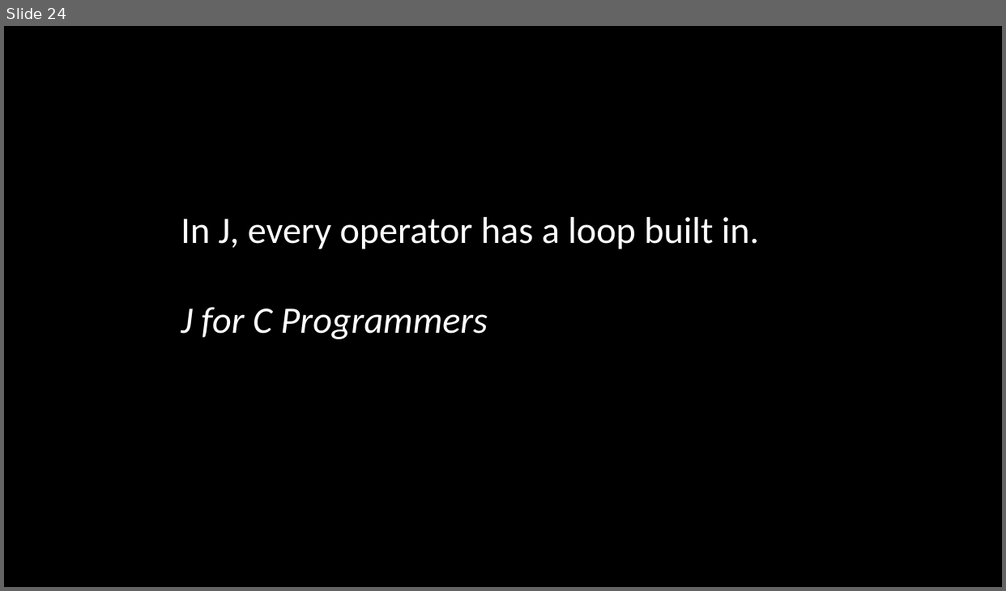
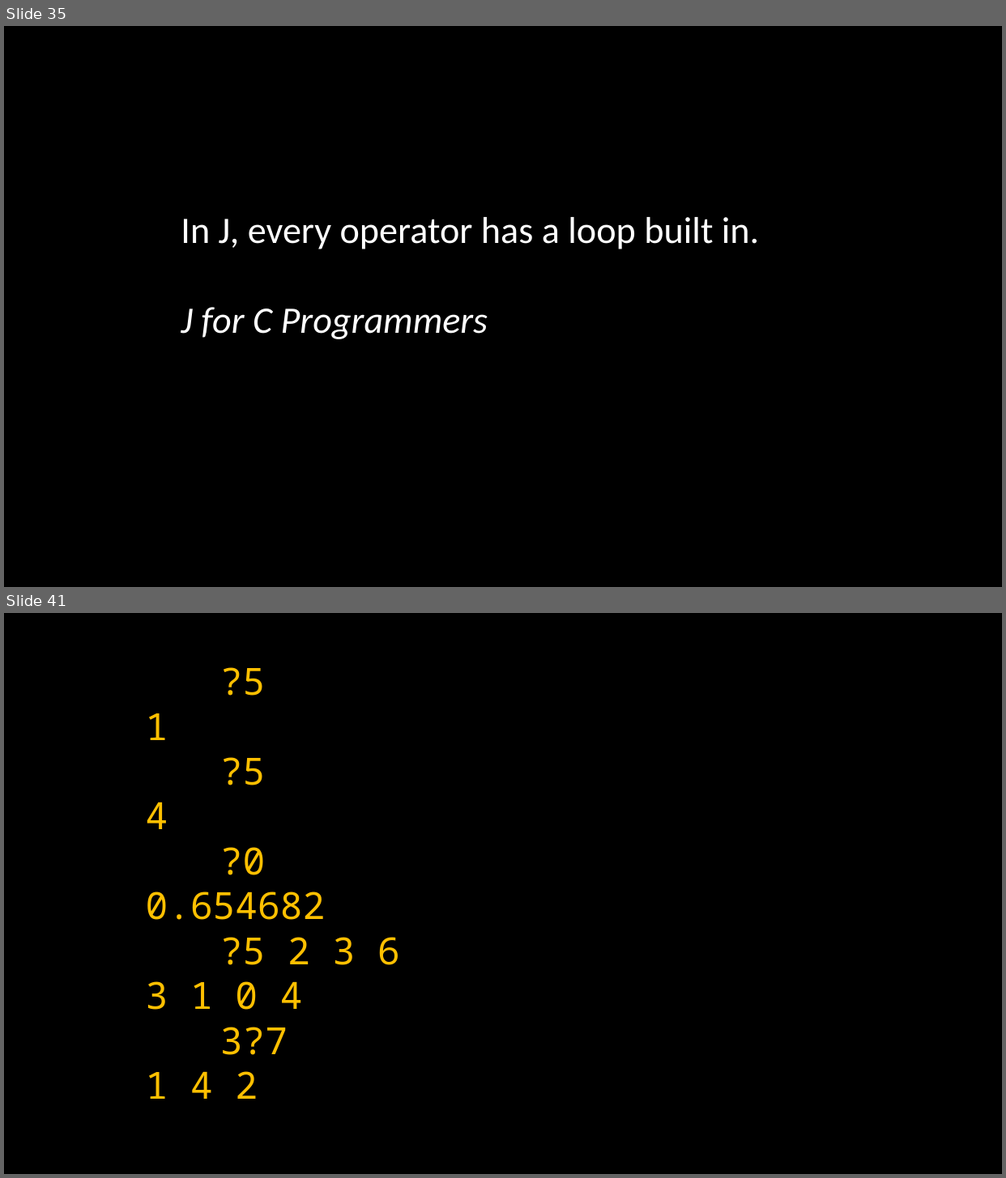
Before and after one commit to joshuaeckroth/zigzag, a slide deck: slides/zigzag.pptx. Shown one above the other, each under a label of ours: slide 24 before the commit, slides 35 and 41 after it; the slides between them are not shown. The pictures are 1006x591 and 1006x1178 pixels, drawn with LibreOffice and Linux fonts; fonts in the diff are those of the drawing. Boxes give left, top, right and bottom in pixels: in the first picture for what was removed or moved away, otherwise in the second. Text is boxed around its words. In the diff, an @@ line names an element or a change of style, - is before the commit and + after.

```diff
--- a/slides/zigzag.pptx
+++ b/slides/zigzag.pptx
@@ slide 41 added at (4, 613, 1002, 1174), background #000000 @@
@@ text added at (146, 667, 400, 1099), 36 pt, text #FFC000 @@
+?5
+1
+?5
+4
+?0
+0.654682
+?5 2 3 6
+3 1 0 4
+3?7
+1 4 2
@@ what was slide 24 is now slide 35 @@
```
Also in this commit, not shown: 2 slides changed, 32 other slides added, 3 slides removed.
